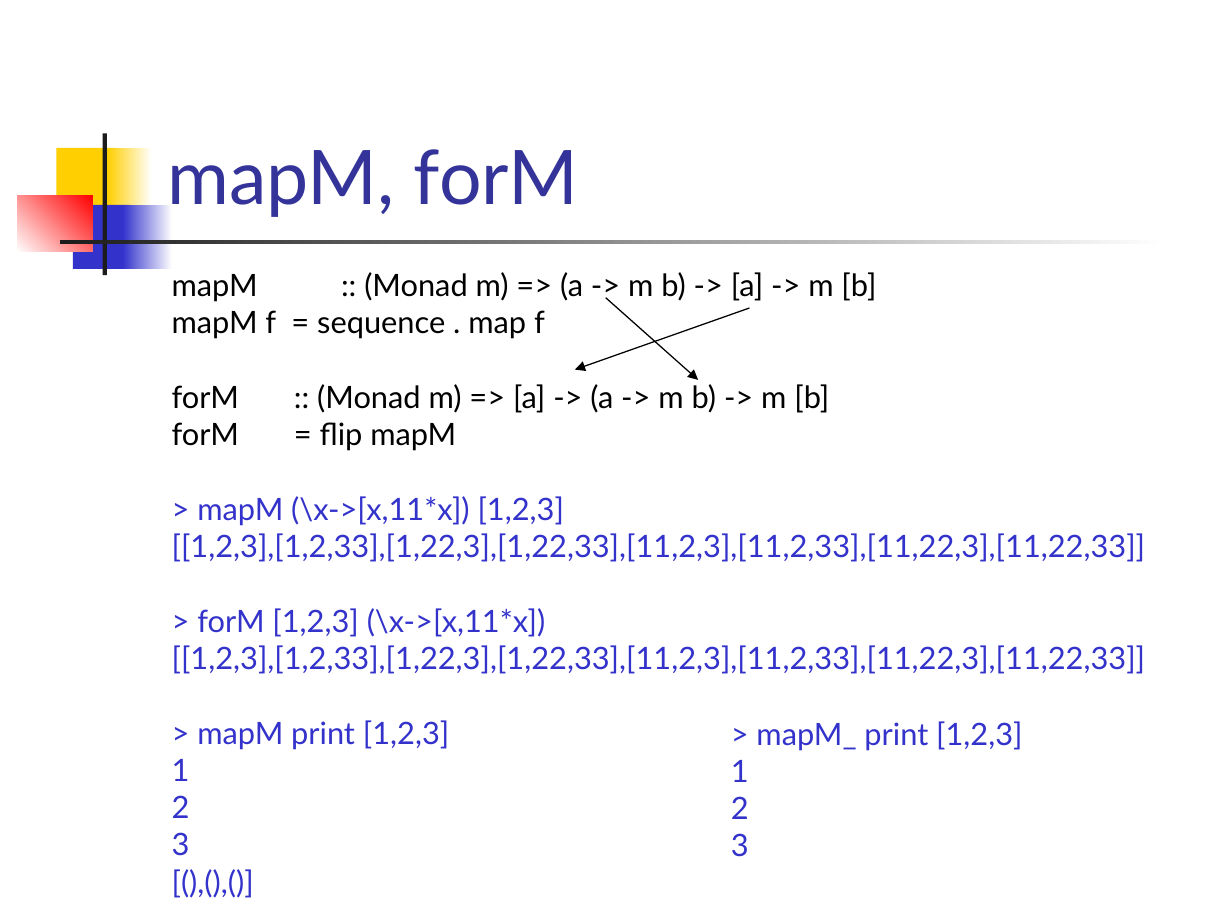
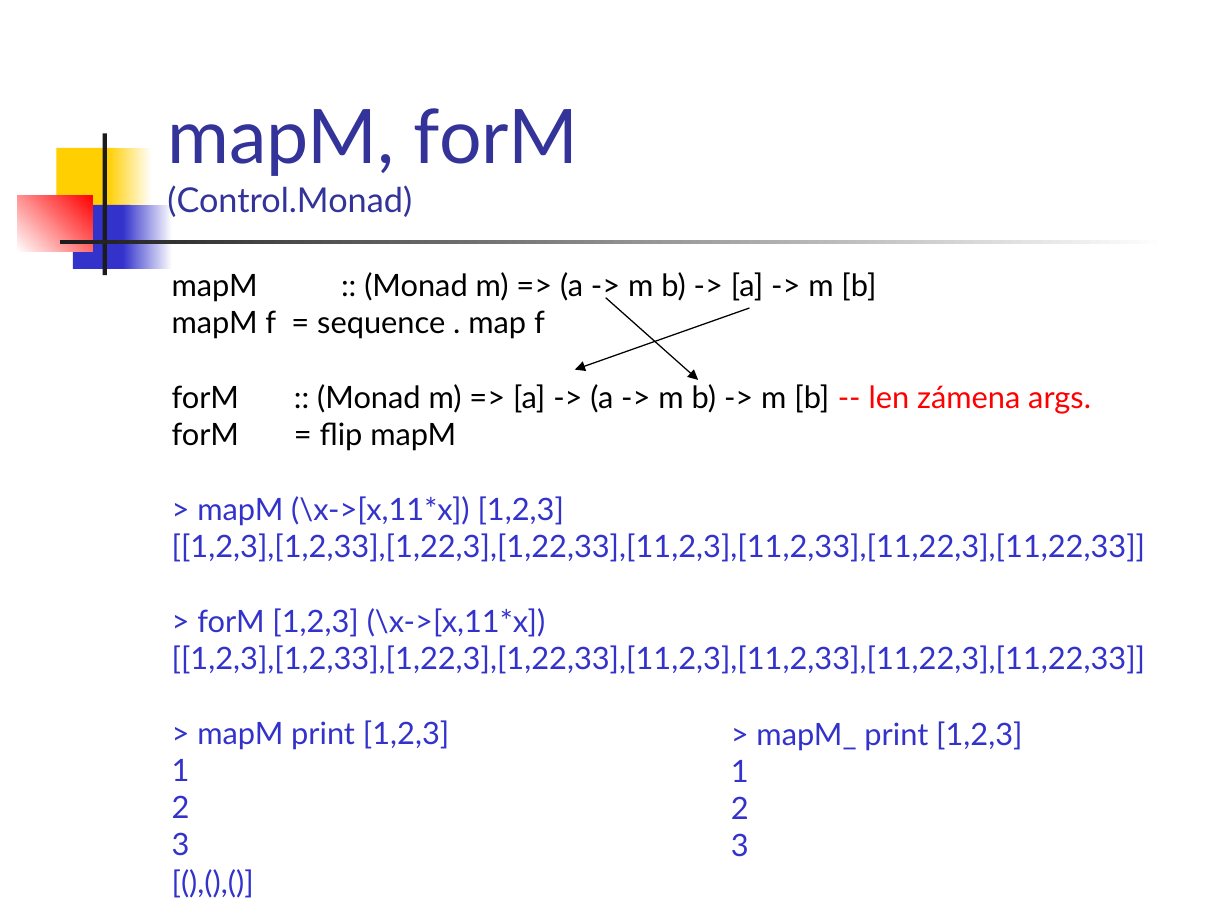
Before and after one commit to Funkcionalne/Prednasky, a slide deck: slide 34 of 11/11_fpro.ppt (slide 27 before the commit). Drawn at 1232x924 pixels with LibreOffice and Linux fonts; fonts in the diff are those of the drawing. Boxes give left, top, right and bottom in pixels: in the first picture for what was removed or moved away, otherwise in the second. Text is boxed around its words. In the diff, an @@ line names an element or a change of style, - is before the commit and + after.

```diff
--- a/11/11_fpro.ppt
+++ b/11/11_fpro.ppt
@@ title at <box>167,108,578,217</box>: text changed; size 44 to 20 pt @@
-mapM, forM
+mapM, forM
+(Control.Monad)
@@ text at <box>172,384,1091,414</box>: text changed @@
-forM :: (Monad m) => [a] -> (a -> m b) -> m [b]
+forM :: (Monad m) => [a] -> (a -> m b) -> m [b] -- len zámena args.
```
Also in this commit, not shown: 12 other slides changed, 10 slides added, 10 other files.
